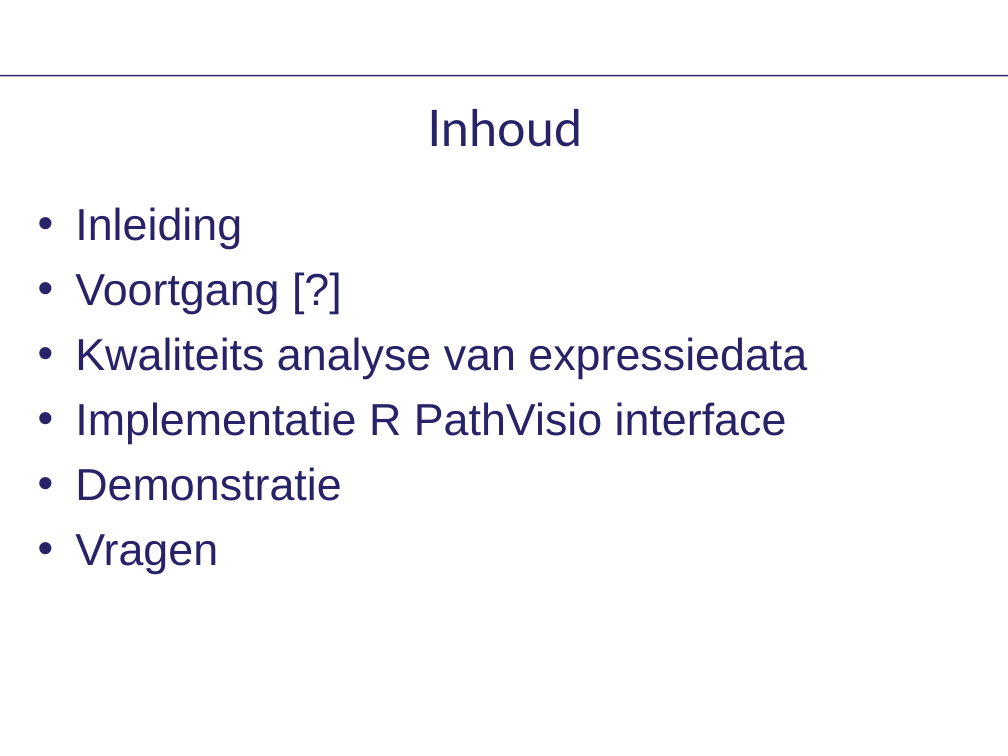
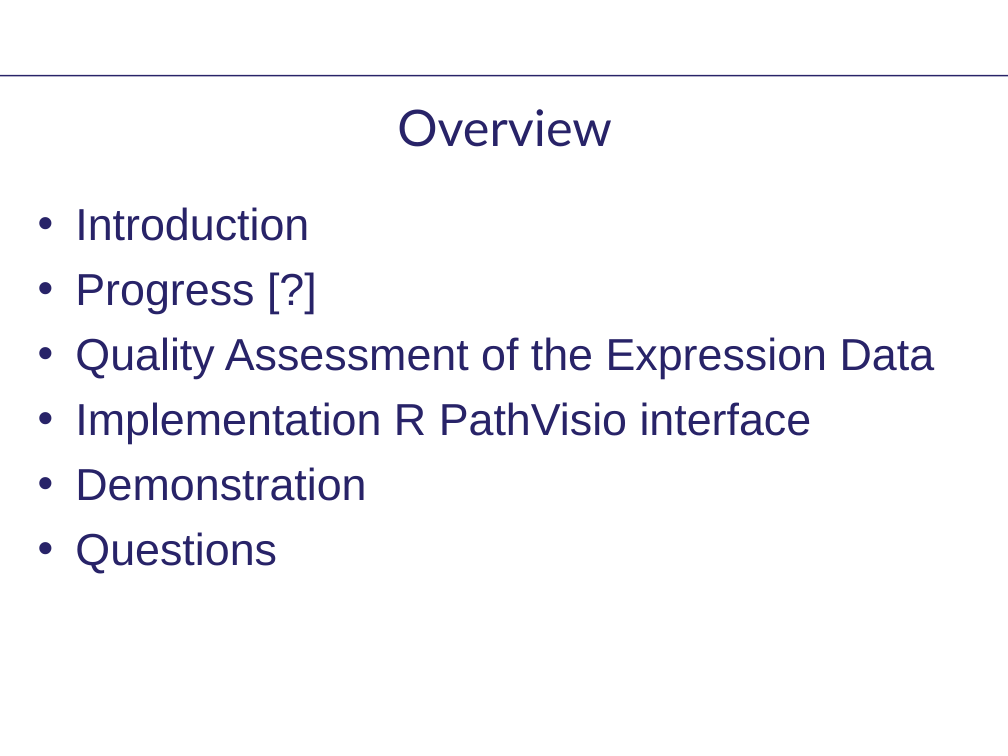
Before and after one commit to kozo2/pathvisio, a slide deck: slide 2 of branches/ifp06b/Presentation/presentatie_project_bigcat.ppt. Drawn at 1008x756 pixels with LibreOffice and Linux fonts; fonts in the diff are those of the drawing; background and template pictures are left out. Boxes give left, top, right and bottom in pixels: in the first picture for what was removed or moved away, otherwise in the second. Text is boxed around its words. In the diff, an @@ line names an element or a change of style, - is before the commit and + after.

```diff
--- a/branches/ifp06b/Presentation/presentatie_project_bigcat.ppt
+++ b/branches/ifp06b/Presentation/presentatie_project_bigcat.ppt
@@ title at box(397, 109, 612, 147): text changed @@
-Inhoud
+Overview
@@ text at box(75, 207, 935, 574): text changed @@
-• Inleiding
-• Voortgang [?]
-• Kwaliteits analyse van expressiedata
-• Implementatie R PathVisio interface
-• Demonstratie
-• Vragen
+• Introduction
+• Progress [?]
+• Quality Assessment of the Expression Data
+• Implementation R PathVisio interface
+• Demonstration
+• Questions
```
Also in this commit, not shown: 2 other slides changed, 3 slides added, 3 slides removed.
